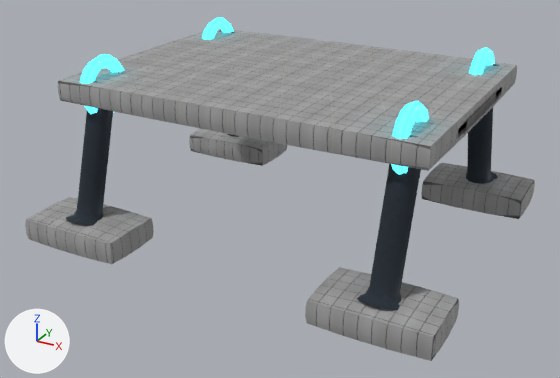
One commit to the Blender file assets/ships/parts/blender/skid_quad_authored.blend: the scene before it, then after it.
Camera for both pictures: a camera (50 mm lens) standing at (5.13, -6.75, 3.66) and looking at (1.55, -0.24, 0.41). The lights are fixed; the arrows at lower left show +X, +Y and +Z. The first picture is the older version.

In view in the first picture: 'skid_quad_Material_Accent_Merged', 'skid_quad_Material_Hull_Merged', 'skid_quad_Material_Mechanical_Merged'.
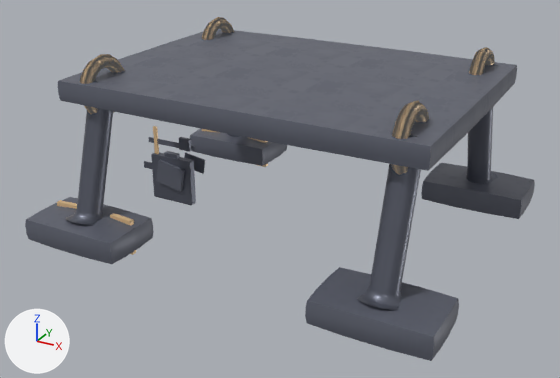
What changed in the scene script:
```text
Change mat_material_mechanical:
    remove # nodes: AmbientOcclusion, BsdfPrincipled, OutputMaterial
    remove # colours: greyish blue #424b55
    nodes: BsdfPrincipled, Mix, OutputMaterial, SeparateColor, TexImage
    colours: grey #656976
    uses the picture img_skid_quad_wear_mask_2k_jpg
Change mat_material_hull:
    remove # nodes: AmbientOcclusion, BsdfPrincipled, Math, NormalMap, OutputMaterial, SeparateColor, TexImage x3
    remove # uses the picture img_basecolor
    remove # uses the picture img_normal
    remove # uses the picture img_orm
    nodes: BsdfPrincipled, Mix, OutputMaterial, SeparateColor, TexImage
    colours: grey #656976
    uses the picture img_skid_quad_wear_mask_2k_jpg
Change mat_material_accent:
    remove # nodes: AmbientOcclusion, BsdfPrincipled, OutputMaterial
    remove # colours: cyan #59adb8, cyan #50d3e1
    nodes: BsdfPrincipled, Mix, OutputMaterial, SeparateColor, TexImage
    colours: beige #ddb376
    uses the picture img_skid_quad_wear_mask_2k_jpg
Add ob_det_ore_dock_scuff:
    ob_det_ore_dock_scuff = bpy.data.objects.new('DET_ore_dock_scuff', me_cube_011)  # a box spanning x -0.5..0.5, y -0.5..0.5, z -0.5..0.5; modifiers BEVEL, WEIGHTED_NORMAL
    ob_det_ore_dock_scuff.parent = ob_skid_quad_material_hull_merged
    ob_det_ore_dock_scuff.location = (0.0, -0.05, 0.18)
    ob_det_ore_dock_scuff.rotation_euler = (0.0, 0.2, 0.0)  # degrees (0, 11, 0)
    ob_det_ore_dock_scuff.scale = (0.35, 0.05, 0.28)
Add ob_det_rivet_row:
    ob_det_rivet_row = bpy.data.objects.new('DET_rivet_row', me_cube_010)  # a box spanning x -0.5..0.5, y -0.5..0.5, z -0.5..0.5; modifiers BEVEL, WEIGHTED_NORMAL
    ob_det_rivet_row.parent = ob_skid_quad_material_hull_merged
    ob_det_rivet_row.location = (-0.12, 0.0, 0.22)
    ob_det_rivet_row.scale = (0.6, 0.01, 0.08)
Add ob_det_mount_flange:
    ob_det_mount_flange = bpy.data.objects.new('DET_mount_flange', me_cube_009)  # a box spanning x -0.5..0.5, y -0.5..0.5, z -0.5..0.5; modifiers BEVEL, WEIGHTED_NORMAL
    ob_det_mount_flange.parent = ob_skid_quad_material_hull_merged
    ob_det_mount_flange.location = (0.0, 0.0, 0.12)
    ob_det_mount_flange.scale = (0.55, 0.08, 0.55)
Add ob_det_cavity_grime_vent:
    ob_det_cavity_grime_vent = bpy.data.objects.new('DET_cavity_grime_vent', me_cube_008)  # a box spanning x -0.5..0.5, y -0.5..0.5, z -0.5..0.5; modifiers BEVEL, WEIGHTED_NORMAL
    ob_det_cavity_grime_vent.parent = ob_skid_quad_material_hull_merged
    ob_det_cavity_grime_vent.location = (0.3, -0.15, 0.65)
    ob_det_cavity_grime_vent.scale = (0.14, 0.04, 0.14)
Add ob_det_micro_scratch_plate:
    ob_det_micro_scratch_plate = bpy.data.objects.new('DET_micro_scratch_plate', me_cube_011.copy())  # modifiers BEVEL, WEIGHTED_NORMAL
    ob_det_micro_scratch_plate.parent = ob_skid_quad_material_hull_merged
    ob_det_micro_scratch_plate.location = (0.2, 0.15, 0.3)
    ob_det_micro_scratch_plate.rotation_euler = (0.0, 0.15, 0.0)  # degrees (0, 8.6, 0)
    ob_det_micro_scratch_plate.scale = (0.28, 0.012, 0.18)
Add ob_det_faction_stripe_belt:
    ob_det_faction_stripe_belt = bpy.data.objects.new('DET_faction_stripe_belt', me_cube_006)  # a box spanning x -0.5..0.5, y -0.5..0.5, z -0.5..0.5; modifiers BEVEL, WEIGHTED_NORMAL
    ob_det_faction_stripe_belt.parent = ob_skid_quad_material_hull_merged
    ob_det_faction_stripe_belt.location = (-0.22, 0.0, 0.45)
    ob_det_faction_stripe_belt.scale = (0.05, 0.02, 0.55)
Add ob_det_panel_line_emphasis:
    ob_det_panel_line_emphasis = bpy.data.objects.new('DET_panel_line_emphasis', me_cube_011.copy())  # modifiers BEVEL, WEIGHTED_NORMAL
    ob_det_panel_line_emphasis.parent = ob_skid_quad_material_hull_merged
    ob_det_panel_line_emphasis.location = (0.0, 0.0, 0.55)
    ob_det_panel_line_emphasis.scale = (0.65, 0.012, 0.06)
Add ob_det_strut_joint:
    ob_det_strut_joint = bpy.data.objects.new('DET_strut_joint', me_cube_004)  # a box spanning x -0.5..0.5, y -0.5..0.5, z -0.5..0.5; modifiers BEVEL, WEIGHTED_NORMAL
    ob_det_strut_joint.parent = ob_skid_quad_material_hull_merged
    ob_det_strut_joint.location = (0.0, 0.0, 0.35)
    ob_det_strut_joint.scale = (0.18, 0.06, 0.18)
Add ob_det_skid_pad_front_r:
    ob_det_skid_pad_front_r = bpy.data.objects.new('DET_skid_pad_front_r', me_cube_001)  # a box spanning x -0.5..0.5, y -0.5..0.5, z -0.5..0.5; modifiers BEVEL, WEIGHTED_NORMAL
    ob_det_skid_pad_front_r.parent = ob_skid_quad_material_hull_merged
    ob_det_skid_pad_front_r.location = (0.35, -1.35, 0.08)
    ob_det_skid_pad_front_r.rotation_euler = (0.0, 0.0, -0.08)  # degrees (0, 0, -4.6)
    ob_det_skid_pad_front_r.scale = (0.28, 0.05, 0.38)
Add ob_det_skid_pad_front_l:
    ob_det_skid_pad_front_l = bpy.data.objects.new('DET_skid_pad_front_l', me_cube)  # a box spanning x -0.5..0.5, y -0.5..0.5, z -0.5..0.5; modifiers BEVEL, WEIGHTED_NORMAL
    ob_det_skid_pad_front_l.parent = ob_skid_quad_material_hull_merged
    ob_det_skid_pad_front_l.location = (-0.35, -1.35, 0.08)
    ob_det_skid_pad_front_l.rotation_euler = (0.0, 0.0, 0.08)  # degrees (0, 0, 4.6)
    ob_det_skid_pad_front_l.scale = (0.28, 0.05, 0.38)
```

Boxes [x1, y1, x2, y2] around the edits, measured in the pictures (560 x 378 px):
'skid_quad_Material_Hull_Merged', surface changed (darker): [25, 29, 535, 361] in both
'skid_quad_Material_Mechanical_Merged', surface changed: [66, 31, 501, 310] in both
'skid_quad_Material_Accent_Merged', surface changed: [80, 17, 495, 175] in both
'DET_mount_flange', added: after [151, 152, 196, 205]
'DET_ore_dock_scuff', added: after [156, 159, 185, 191]
'DET_micro_scratch_plate', added: after [184, 153, 205, 174]
'DET_panel_line_emphasis', added: after [148, 137, 195, 151]
'DET_cavity_grime_vent', added: after [179, 137, 191, 152]
'DET_skid_pad_front_r', added: after [110, 213, 136, 255]
'DET_faction_stripe_belt', added: after [153, 126, 159, 154]
'DET_skid_pad_front_l', added: after [57, 200, 77, 209]
'DET_strut_joint', added: after [164, 151, 180, 159]
'DET_rivet_row', added: after [144, 161, 152, 169]
'DET_skid_pad_rear_r', now drawn: after [250, 138, 268, 167]
'DET_skid_pad_rear_l', now drawn: after [202, 129, 216, 132]
